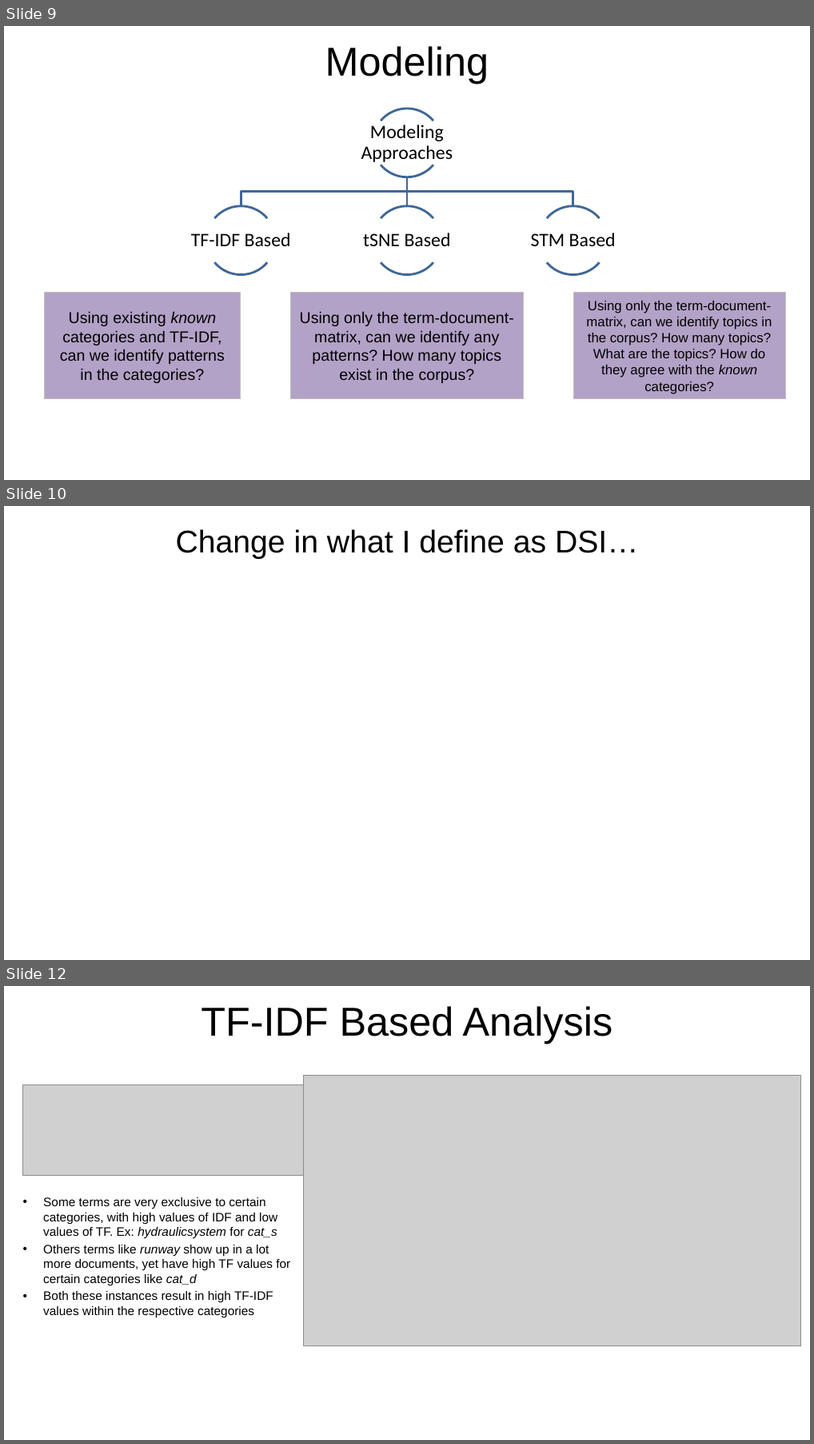
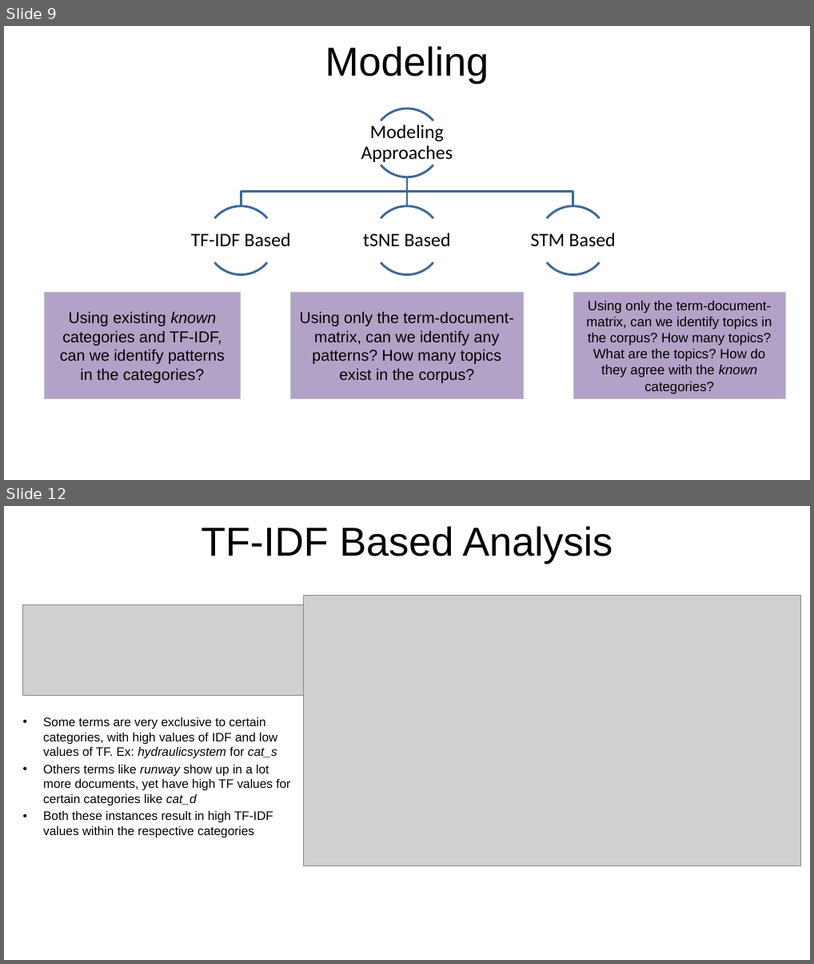
Before and after one commit to rsangole/453_TextAnalysis_FinalProject, a slide deck: reports/Final Report.pptx. Shown one above the other, each under a label of ours: slides 9, 10 and 12 before the commit, slides 9 and 12 after it; the slides between them are not shown. The pictures are 814x1444 and 814x964 pixels, drawn with LibreOffice and Linux fonts; fonts in the diff are those of the drawing; grey boxes stand for pictures; background and template pictures are left out. Boxes give left, top, right and bottom in pixels: in the first picture for what was removed or moved away, otherwise in the second. Text is boxed around its words. In the diff, an @@ line names an element or a change of style, - is before the commit and + after.

```diff
--- a/reports/Final Report.pptx
+++ b/reports/Final Report.pptx
@@ slide 10 removed at (4, 506, 810, 960), background picture (left out) @@
@@ title removed at (176, 529, 638, 559) @@
-Change in what I define as DSI…
@@ page number removed at (582, 926, 770, 950) @@
-9
```
Also in this commit, not shown: 6 slides changed, 9 slides added, 2 other slides removed, 6 other files.
